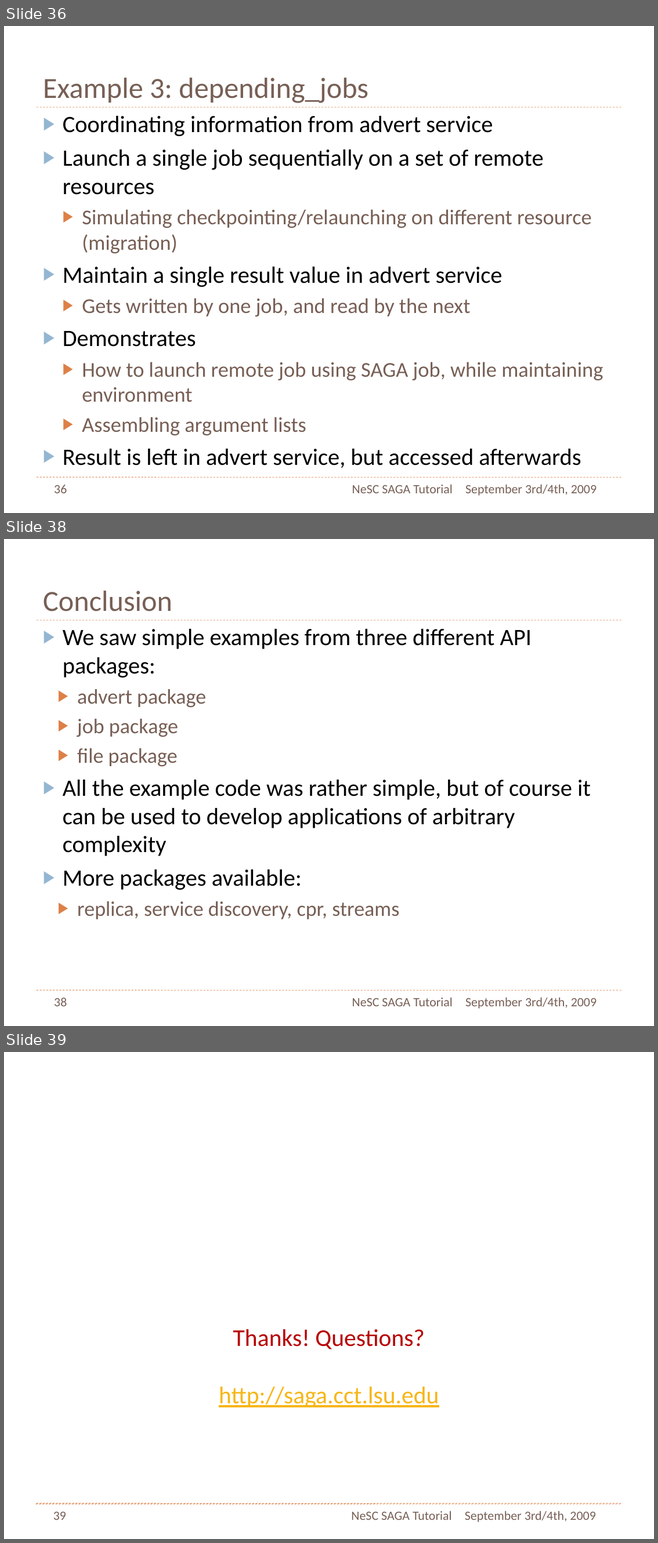
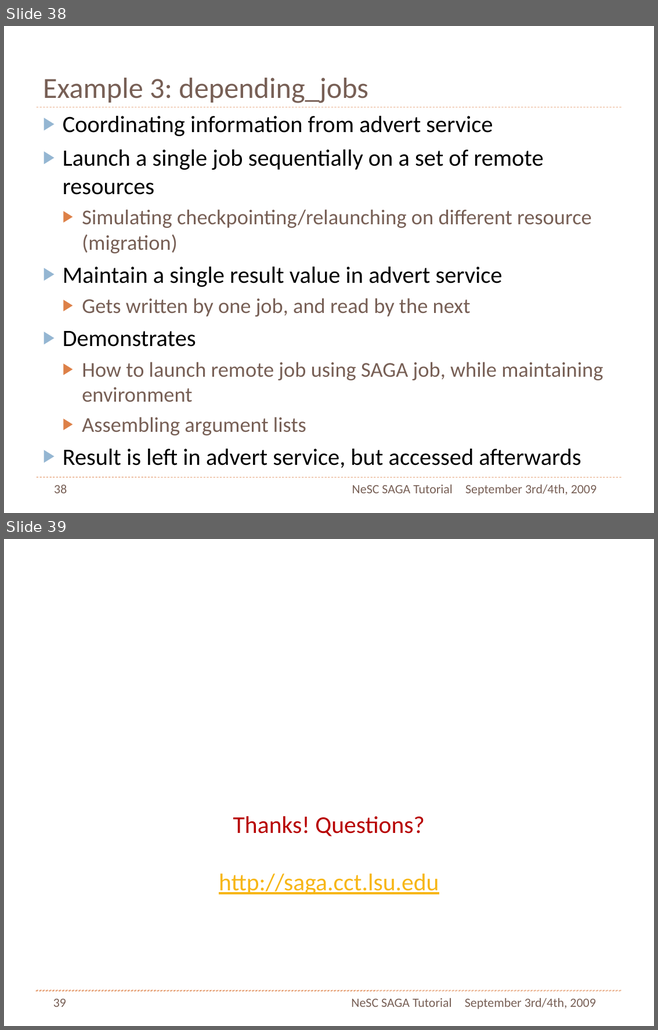
Before and after one commit to saga-project/saga-cpp-legacy-projects, a slide deck: tutorial/NeSC-2009/NeSC09-Practical-PPT.pptx. Shown one above the other, each under a label of ours: slides 36, 38 and 39 before the commit, slides 38 and 39 after it; the slides between them are not shown. The pictures are 658x1543 and 658x1030 pixels, drawn with LibreOffice and Linux fonts; fonts in the diff are those of the drawing. Boxes give left, top, right and bottom in pixels: in the first picture for what was removed or moved away, otherwise in the second. Text is boxed around its words. In the diff, an @@ line names an element or a change of style, - is before the commit and + after.

```diff
--- a/tutorial/NeSC-2009/NeSC09-Practical-PPT.pptx
+++ b/tutorial/NeSC-2009/NeSC09-Practical-PPT.pptx
@@ slide 38 removed at (4,539,654,1026), background #FFFFFF; not listed: 2 template elements that a slide beside it also shows @@
@@ title removed at (43,591,172,611) @@
-Conclusion
@@ text removed at (63,629,590,919) @@
-▶ We saw simple examples from three different API packages:
-  ▶ advert package
-  ▶ job package
-  ▶ file package
-▶ All the example code was rather simple, but of course it can be used to develop applications of arbitrary complexity
-▶ More packages available:
-  ▶ replica, service discovery, cpr, streams
@@ page number removed at (54,998,67,1006) @@
-38
@@ text removed at (352,998,452,1006) @@
-NeSC SAGA Tutorial
@@ text removed at (465,998,596,1009) @@
-September 3rd/4th, 2009
@@ what was slide 36 is now slide 38 @@
@@ page number at (54,485,67,493): text changed @@
-36
+38
```
Also in this commit, not shown: 4 slides changed, 1 slide added, 1 other file.
